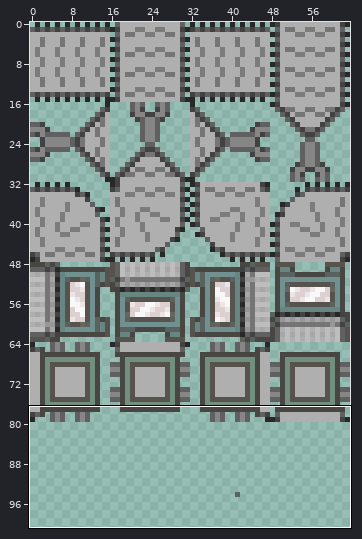
Two states of a sprite sheet, Assets/tileset.png. Above, an overview of the earlier version with the close-up marked.
Close-up. Before the edit:
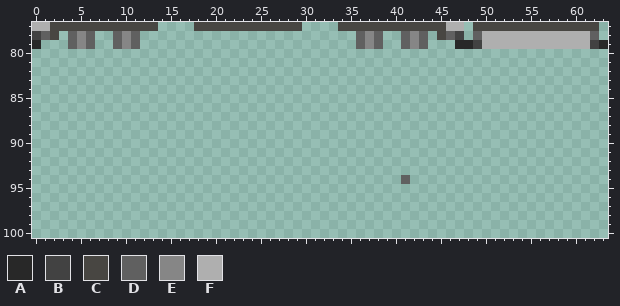
The file is 64x112 pixels. Colours within 5 levels of each other are drawn and written as one. Shown: x 0..63, y 77..100. The wide view leaves out empty margins.
Palette (. is transparent): A #282828  B #424242  C #484642  D #606060  E #868686  F #afafaf
Pixels before, first column x 0:
77 FFCCCCCCCCCCCC....CCCCCCCCCCCC....CCCCCCCCCCCCFF.CCCCCCCCCCCCCC.
78 BDC.DED..DED........................DED..DED.CDB.DFFFFFFFFFFFFD.
79 A...DED..DED........................DED..DED...AABFFFFFFFFFFFFBA
80 ................................................................
81 ................................................................
82 ................................................................
83 ................................................................
84 ................................................................
85 ................................................................
86 ................................................................
87 ................................................................
88 ................................................................
89 ................................................................
90 ................................................................
91 ................................................................
92 ................................................................
93 ................................................................
94 .........................................D......................
The same view after the edit:
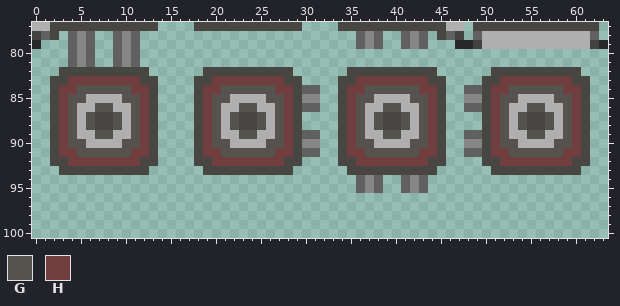
Colours new in this view: G #56534e  H #703e3e
The exact change:
The author put colour C in row 82 at x 3 to 12, 19 to 28, 35 to 44 and 51 to 60; in row 83 at x 2 to 3, 12 to 13, 18 to 19, 28 to 29, 34 to 35, 44 to 45, 50 to 51 and 60 to 61; in rows 84 to 86 at x 2, 13, 18, 29, 34, 45, 50 and 61; in rows 87 to 88 at x 2, 7 to 8, 13, 18, 23 to 24, 29, 34, 39 to 40, 45, 50, 55 to 56 and 61; in rows 89 to 91 at x 2, 13, 18, 29, 34, 45, 50 and 61; in row 92 at x 2 to 3, 12 to 13, 18 to 19, 28 to 29, 34 to 35, 44 to 45, 50 to 51 and 60 to 61.
The author put colour C in row 93 at x 3 to 12, 19 to 28, 35 to 44 and 51 to 60.
The author put colour D in rows 80 to 81 at x 4, 6, 9 and 11; in row 84 at x 30 to 31 and 48 to 49; in row 86 at x 30 to 31 and 48 to 49; in row 89 at x 30 to 31 and 48 to 49; in row 91 at x 30 to 31 and 48 to 49; in row 94 at x 36, 38 and 43.
The author put colour D in row 95 at x 36, 38, 41 and 43.
The author put colour E in rows 80 to 81 at x 5 and 10; in row 85 at x 30 to 31 and 48 to 49; in row 90 at x 30 to 31 and 48 to 49; in rows 94 to 95 at x 37 and 42.
The author put colour F in row 85 at x 6 to 9, 22 to 25, 38 to 41 and 54 to 57; in row 86 at x 5 to 6, 9 to 10, 21 to 22, 25 to 26, 37 to 38, 41 to 42, 53 to 54 and 57 to 58; in rows 87 to 88 at x 5, 10, 21, 26, 37, 42, 53 and 58; in row 89 at x 5 to 6, 9 to 10, 21 to 22, 25 to 26, 37 to 38, 41 to 42, 53 to 54 and 57 to 58; in row 90 at x 6 to 9, 22 to 25, 38 to 41 and 54 to 57.
The author put colour G in row 84 at x 5 to 10, 21 to 26, 37 to 42 and 53 to 58; in row 85 at x 4 to 5, 10 to 11, 20 to 21, 26 to 27, 36 to 37, 42 to 43, 52 to 53 and 58 to 59; in row 86 at x 4, 7 to 8, 11, 20, 23 to 24, 27, 36, 39 to 40, 43, 52, 55 to 56 and 59; in rows 87 to 88 at x 4, 6, 9, 11, 20, 22, 25, 27, 36, 38, 41, 43, 52, 54, 57 and 59; in row 89 at x 4, 7 to 8, 11, 20, 23 to 24, 27, 36, 39 to 40, 43, 52, 55 to 56 and 59; in row 90 at x 4 to 5, 10 to 11, 20 to 21, 26 to 27, 36 to 37, 42 to 43, 52 to 53 and 58 to 59.
The author put colour G in row 91 at x 5 to 10, 21 to 26, 37 to 42 and 53 to 58.
The author put colour H in row 83 at x 4 to 11, 20 to 27, 36 to 43 and 52 to 59; in row 84 at x 3 to 4, 11 to 12, 19 to 20, 27 to 28, 35 to 36, 43 to 44, 51 to 52 and 59 to 60; in rows 85 to 90 at x 3, 12, 19, 28, 35, 44, 51 and 60; in row 91 at x 3 to 4, 11 to 12, 19 to 20, 27 to 28, 35 to 36, 43 to 44, 51 to 52 and 59 to 60; in row 92 at x 4 to 11, 20 to 27, 36 to 43 and 52 to 59.
Changed places in both close-ups, as pixel boxes (x1, y1, x2, y2):
added: (50, 49, 158, 175)
added: (194, 67, 590, 193)
